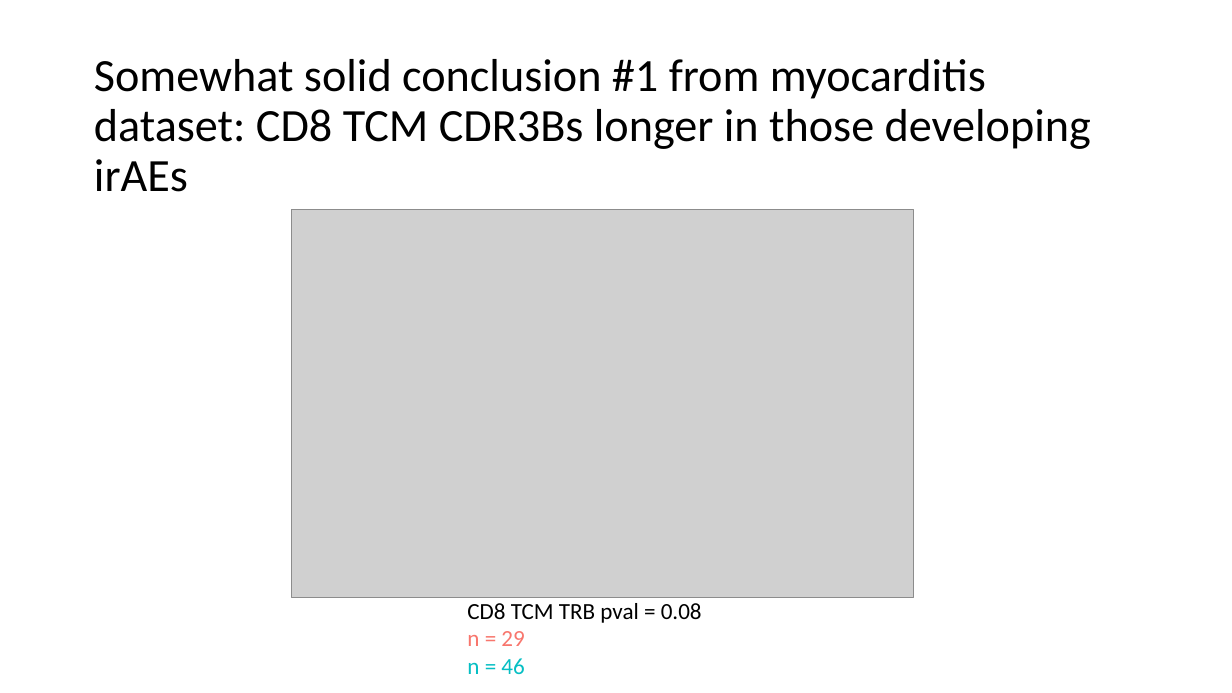
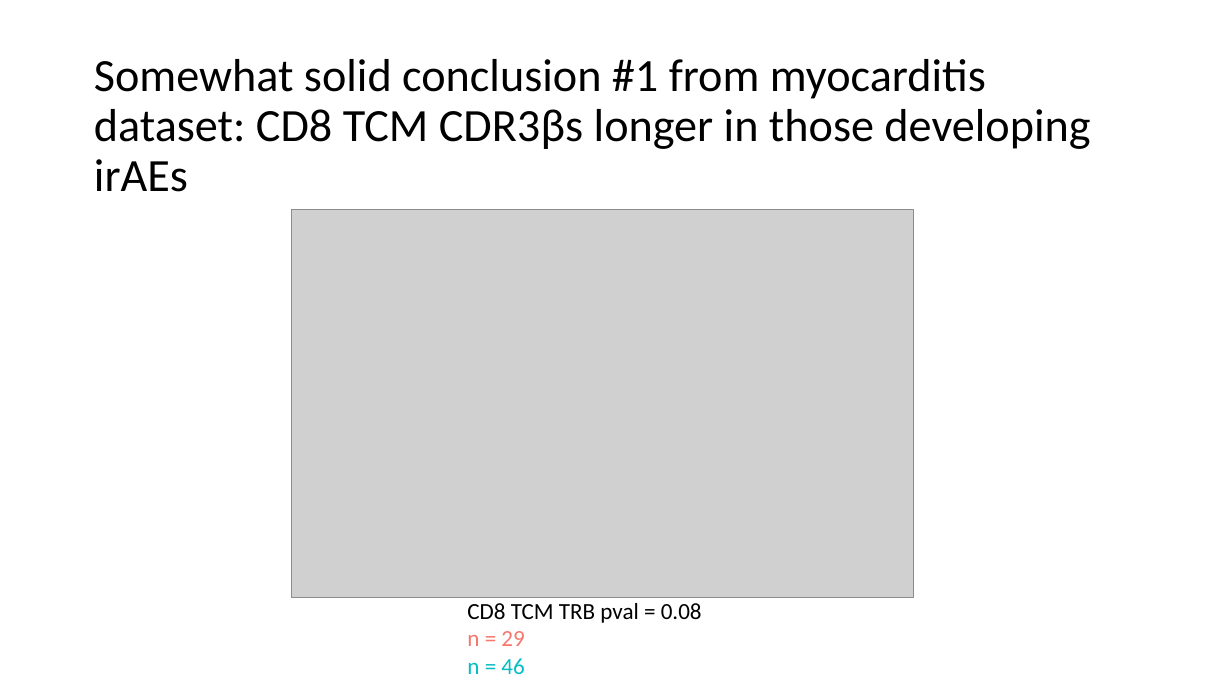
Before and after one commit to tybottorff/bottorffdocs, a slide deck: slide 7 of linsley_postdoc/presentations/weekly_meetings/12_7_23.pptx (slide 6 before the commit). Drawn at 1232x693 pixels with LibreOffice and Linux fonts; fonts in the diff are those of the drawing; grey boxes stand for pictures. Boxes give left, top, right and bottom in pixels: in the first picture for what was removed or moved away, otherwise in the second. Text is boxed around its words. In the diff, an @@ line names an element or a change of style, - is before the commit and + after.

```diff
--- a/linsley_postdoc/presentations/weekly_meetings/12_7_23.pptx
+++ b/linsley_postdoc/presentations/weekly_meetings/12_7_23.pptx
@@ title at box(94, 59, 1090, 192): text changed @@
-Somewhat solid conclusion #1 from myocarditis dataset: CD8 TCM CDR3Bs longer in those developing irAEs
+Somewhat solid conclusion #1 from myocarditis dataset: CD8 TCM CDR3βs longer in those developing irAEs
```
Also in this commit, not shown: 1 other slide changed, 2 slides added, 1 slide removed.
